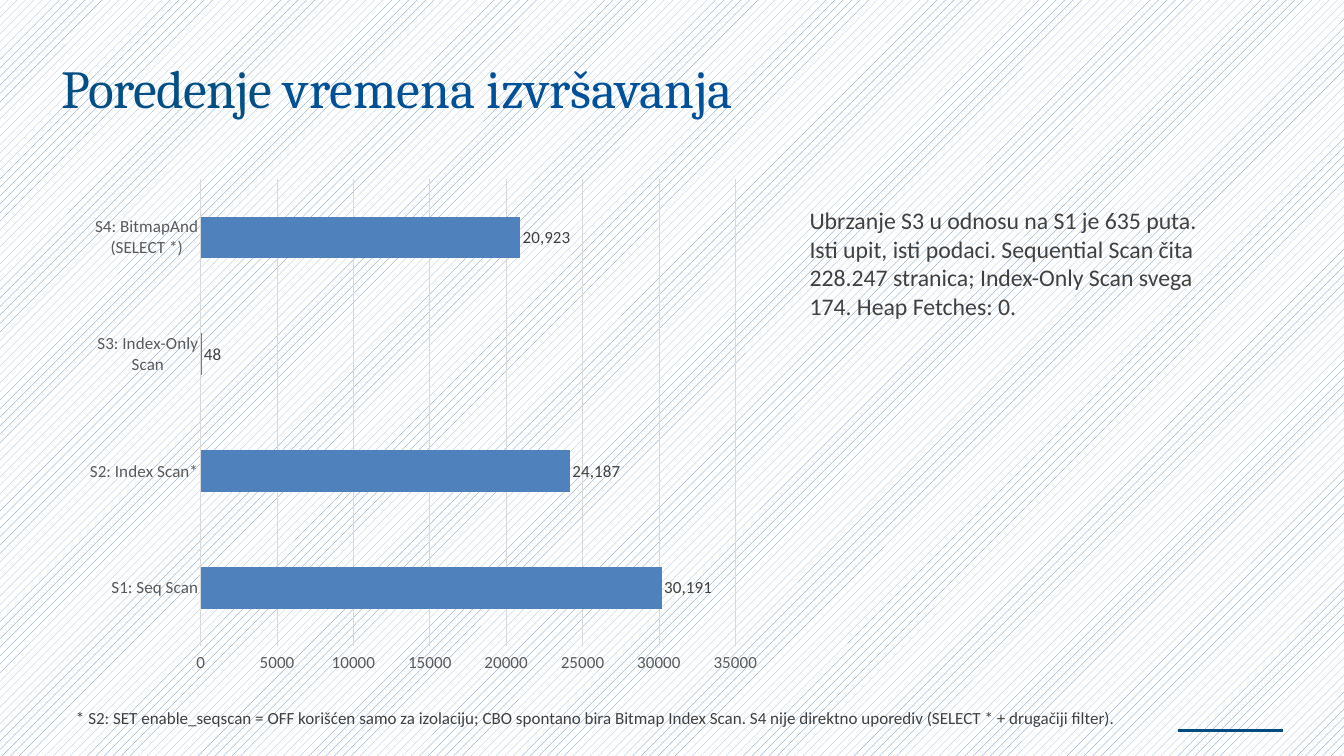
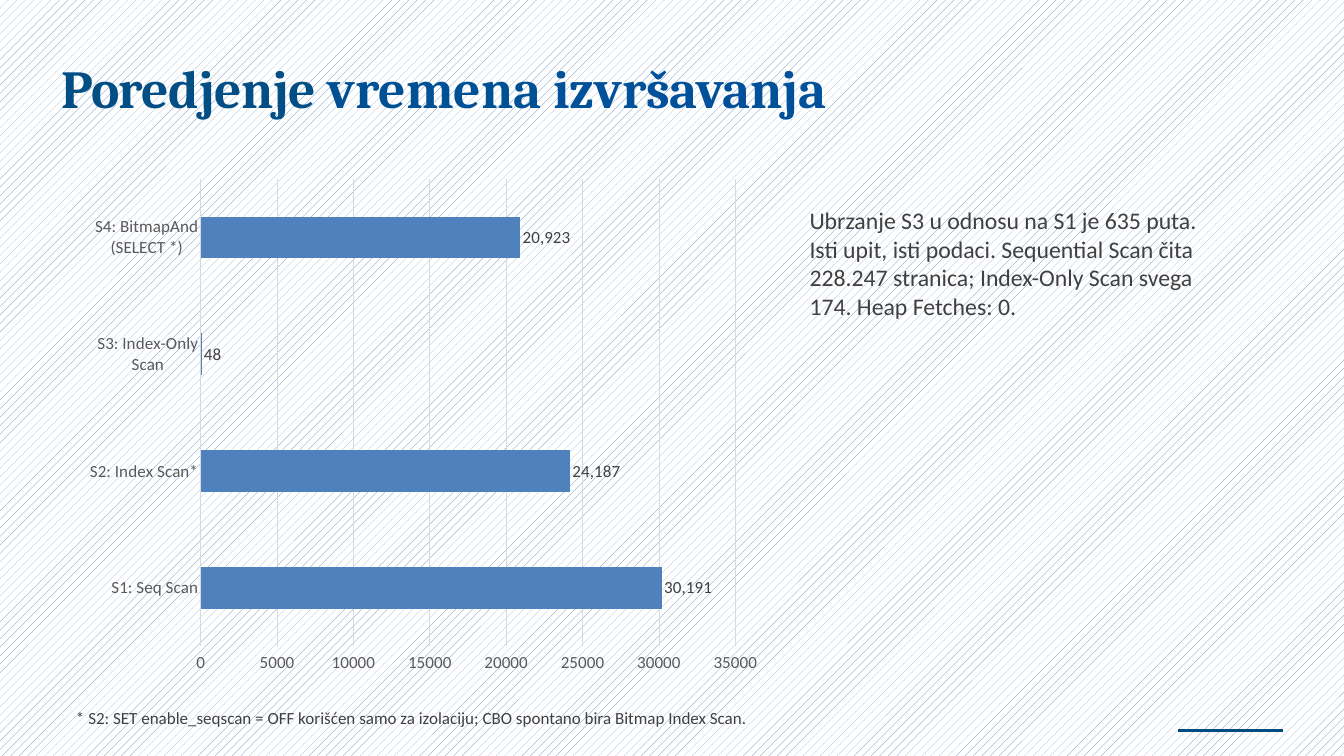
Before and after one commit to NemanjaCyber/SZUBP, a slide deck: slide 14 of P1/Index-Only i Bitmap Index Scan u PostgreSQL.pptx. Drawn at 1344x756 pixels with LibreOffice and Linux fonts; fonts in the diff are those of the drawing. Boxes give left, top, right and bottom in pixels: in the first picture for what was removed or moved away, otherwise in the second. Text is boxed around its words. In the diff, an @@ line names an element or a change of style, - is before the commit and + after.

```diff
--- a/P1/Index-Only i Bitmap Index Scan u PostgreSQL.pptx
+++ b/P1/Index-Only i Bitmap Index Scan u PostgreSQL.pptx
@@ title at (61, 59, 826, 120): text changed; bold on @@
-Poredenje vremena izvršavanja
+Poredjenje vremena izvršavanja
@@ text at (88, 711, 746, 730): text changed @@
-* S2: SET enable_seqscan = OFF korišćen samo za izolaciju; CBO spontano bira Bitmap Index Scan. S4 nije direktno uporediv (SELECT * + drugačiji filter).
+* S2: SET enable_seqscan = OFF korišćen samo za izolaciju; CBO spontano bira Bitmap Index Scan.
```
Also in this commit, not shown: 6 other slides changed, 1 slide added, 1 slide removed, 1 other file.
